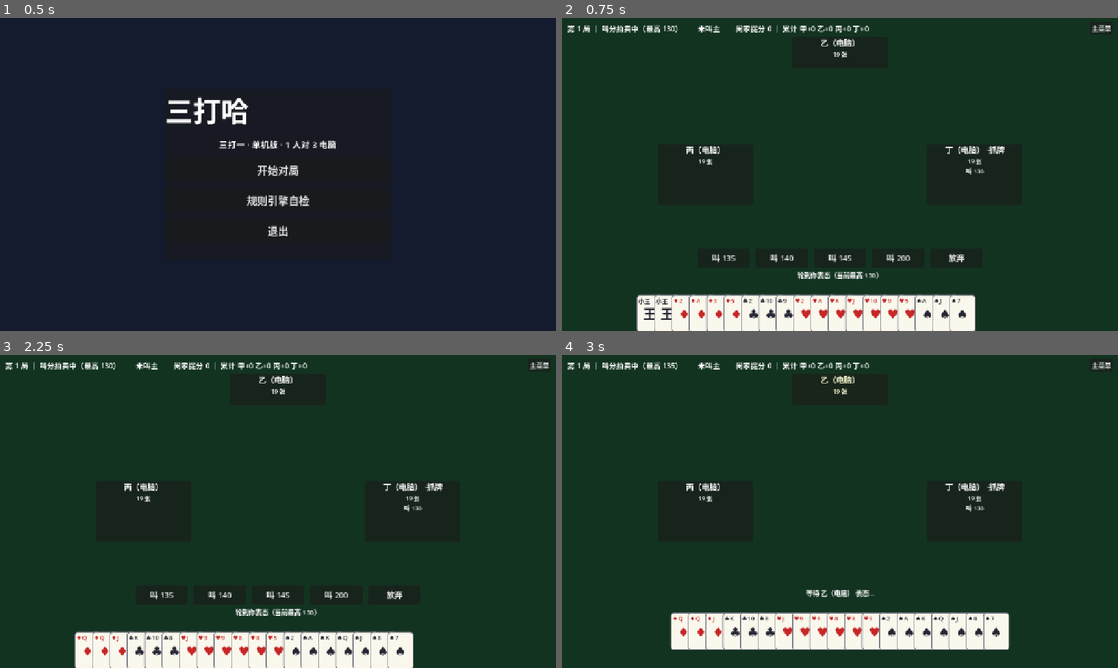
Above: before the commit, frames 1-4 (two rows, left to right).
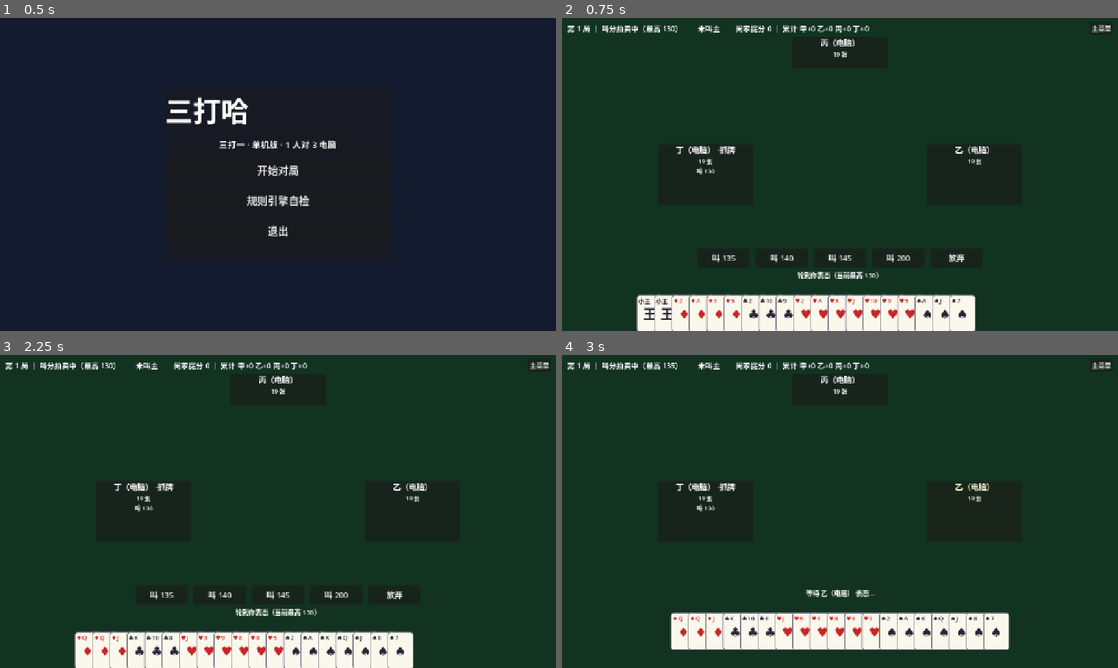
Above: after the commit, the same moments.

Repository: longy1/three-beat-one
Game: Godot game, scene res://scenes/main_menu.tscn
The game is run twice, just before and just after one commit, with the same random seed, the same clock (stepped at 60 frames per second) and the same inputs.
Inputs:
- Up to frame 1 (0.5 s): no input
- Up to frame 2 (0.75 s): click "开始对局" at 0.5 s
- Up to frame 3 (2.25 s): click "主菜单" at 1.25 s; click "开始对局" at 2 s
- Up to frame 4 (3 s): click "叫 135" at 2.75 s

Frame 1 is identical in both runs. In frame 2, 0.5% of the frame differs, in the area x 20-80%, y 6-50%; in frame 3, 0.5%; in frame 4, 0.6%.

Commit message:
ui: 座位重排为逆时针出牌（你→乙右→丙上→丁左），出牌区锚点同步

Diff:
--- a/scenes/game_table.tscn
+++ b/scenes/game_table.tscn
@@ -70,7 +70,7 @@
 [node name="NameLabel" type="Label" parent="SeatTop/VBox"]
 layout_mode = 2
 theme_override_font_sizes/font_size = 18
-text = "乙（电脑）"
+text = "丙（电脑）"
 horizontal_alignment = 1
 
 [node name="CountLabel" type="Label" parent="SeatTop/VBox"]
@@ -106,7 +106,7 @@
 [node name="NameLabel" type="Label" parent="SeatLeft/VBox"]
 layout_mode = 2
 theme_override_font_sizes/font_size = 18
-text = "丙（电脑）"
+text = "丁（电脑）"
 horizontal_alignment = 1
 
 [node name="CountLabel" type="Label" parent="SeatLeft/VBox"]
@@ -142,7 +142,7 @@
 [node name="NameLabel" type="Label" parent="SeatRight/VBox"]
 layout_mode = 2
 theme_override_font_sizes/font_size = 18
-text = "丁（电脑）"
+text = "乙（电脑）"
 horizontal_alignment = 1
 
 [node name="CountLabel" type="Label" parent="SeatRight/VBox"]
--- a/scripts/game_table.gd
+++ b/scripts/game_table.gd
@@ -28,11 +28,12 @@
 @onready var trick_area: Control = $TrickArea
 @onready var result_panel: PanelContainer = $ResultPanel
 
-## 座位 → 呈现节点（0 号位无座位面板，手牌即呈现）
+## 座位 → 呈现节点（0 号位无座位面板，手牌即呈现）。
+## 布局使出牌顺序 0→1→2→3 在屏幕上呈逆时针：你(下) → 乙(右) → 丙(上) → 丁(左)
 @onready var seat_panels := {
-	1: $SeatTop,
-	2: $SeatLeft,
-	3: $SeatRight,
+	1: $SeatRight,
+	2: $SeatTop,
+	3: $SeatLeft,
 }
 
 
@@ -342,12 +343,12 @@
 
 func _refresh_trick_area() -> void:
 	_clear_trick_area()
-	# 本轮各家出牌：0 下、1 上、2 左、3 右
+	# 本轮各家出牌（与座位布局一致，逆时针）：0 下、1 右、2 上、3 左
 	var anchors := {
 		0: Vector2(320, 210),
-		1: Vector2(320, 10),
-		2: Vector2(80, 105),
-		3: Vector2(560, 105),
+		1: Vector2(560, 105),
+		2: Vector2(320, 10),
+		3: Vector2(80, 105),
 	}
 	for play in engine.current_plays:
 		var seat: int = play.seat
